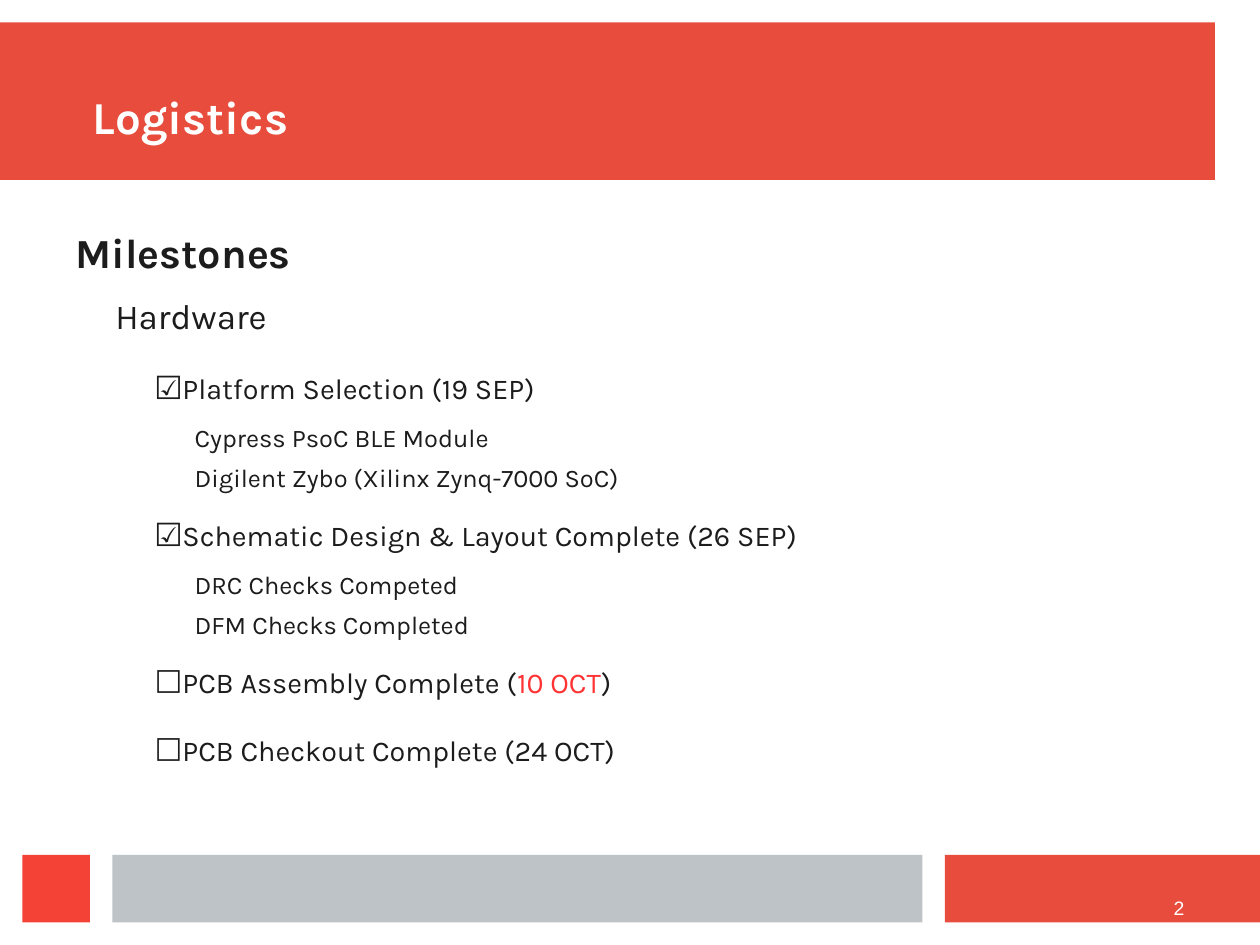
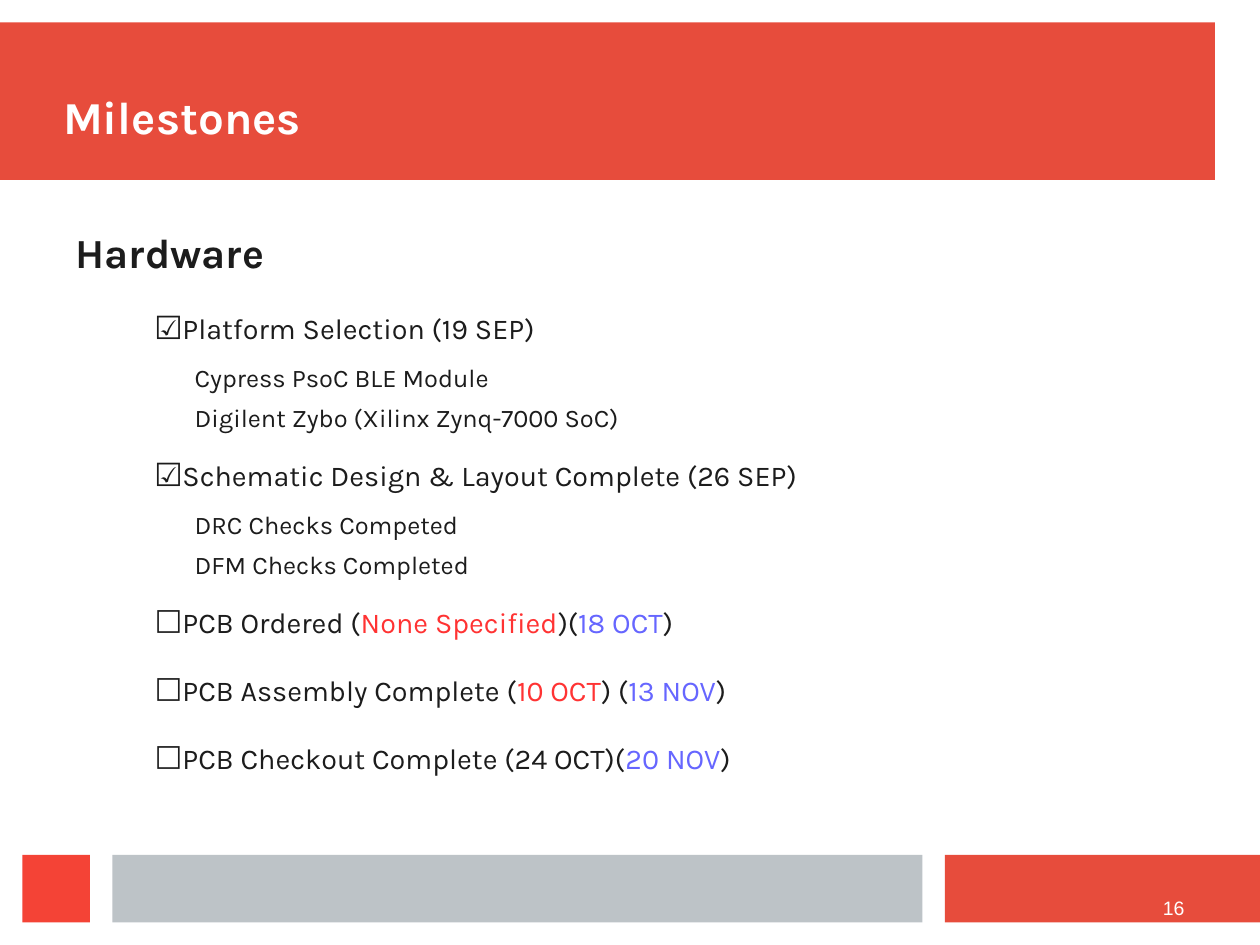
Before and after one commit to ashtonchase/portable_impedance_tomography, a slide deck: slide 16 of documentation/mid_term.odp (slide 2 before the commit). Drawn at 1260x945 pixels with LibreOffice and Linux fonts; fonts in the diff are those of the drawing. Boxes give left, top, right and bottom in pixels: in the first picture for what was removed or moved away, otherwise in the second. Text is boxed around its words. In the diff, an @@ line names an element or a change of style, - is before the commit and + after.

```diff
--- a/documentation/mid_term.odp
+++ b/documentation/mid_term.odp
@@ title at <box>63,101,301,135</box>: text changed @@
-Logistics
+Milestones
@@ text at <box>76,238,291,269</box>: paragraph removed @@
-Milestones
@@ text at <box>76,239,264,269</box>: size 20 to 23.6 pt, bold on in "Hardware"; list level 2 to 1 in "Hardware" @@
@@ text at <box>182,612,730,776</box>: text changed @@
-    ☐PCB Assembly Complete (10 OCT)
-    ☐PCB Checkout Complete (24 OCT)
+    ☐PCB Ordered (None Specified)(18 OCT)
+    ☐PCB Assembly Complete (10 OCT) (13 NOV)
+    ☐PCB Checkout Complete (24 OCT)(20 NOV)
@@ page number at <box>1163,901,1185,915</box>: text changed @@
-2
+16
```
Also in this commit, not shown: 3 other slides changed, 7 slides added, 1 slide removed, 11 other files.
